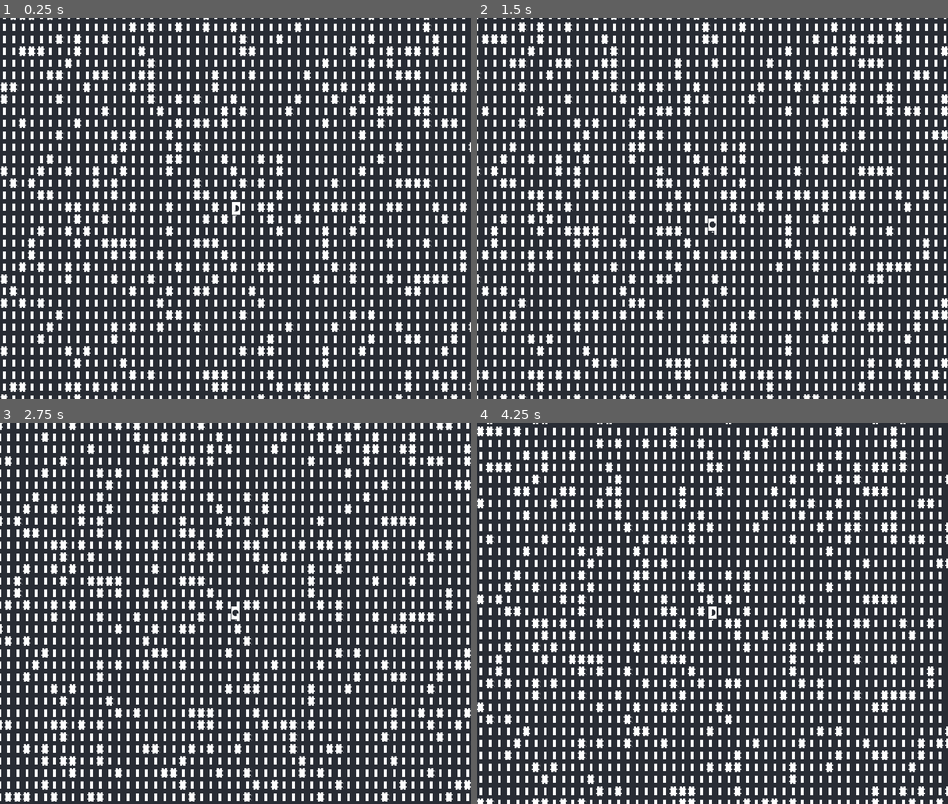
Above: before the commit, frames 1-4 (two rows, left to right).
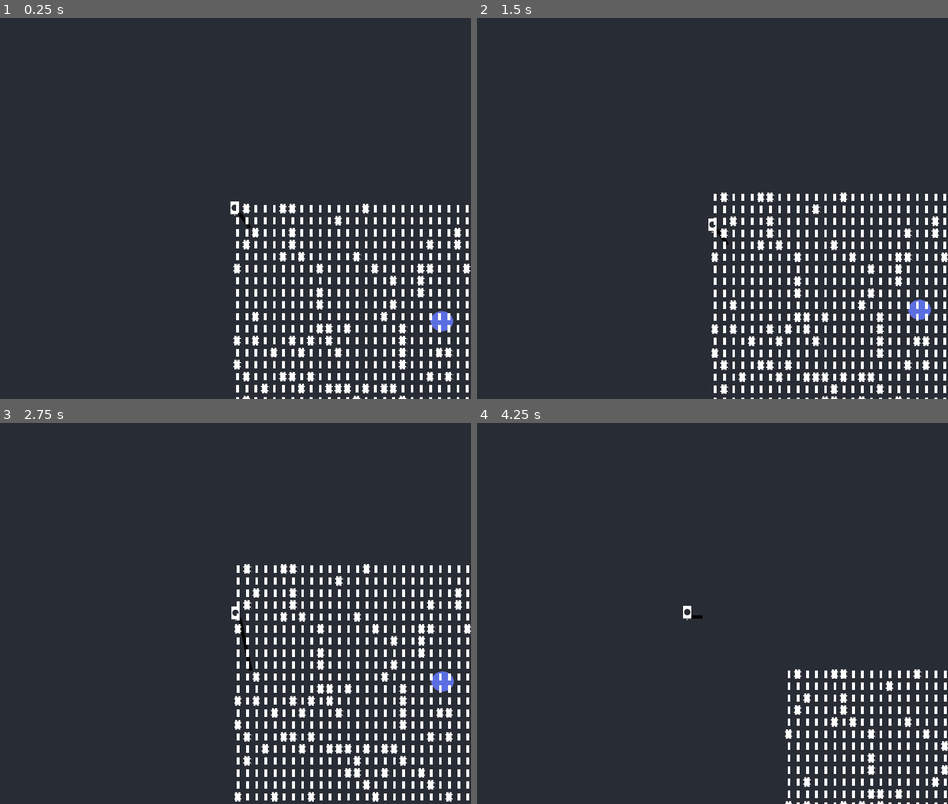
Above: after the commit, the same moments.

Repository: grantlouisherman/TransMigration
Game: Godot game, scene res://scene/main/main_scene.tscn
Two runs of this game, one before a commit and one after it. Both use one fixed random seed, a clock stepped at 60 frames per second and the inputs below.
Inputs:
- Up to frame 1 (0.25 s): no input
- Up to frame 2 (1.5 s): tap Enter at 0.5 s; hold D (move_right) 0.53-1.28 s; hold S (move_down) from 1.28 s (still down)
- Up to frame 3 (2.75 s): release S (move_down) at 2.03 s; hold D (move_right) from 2.03 s (still down)
- Up to frame 4 (4.25 s): release D (move_right) at 2.78 s; hold W (move_up) 2.78-3.53 s; hold A (move_left) from 3.53 s (still down)

The runs differ from the first frame. In frame 1, 30% of the frame differs, in the area x 0-100%, y 0-100%; in frame 2, 24%; in frame 3, 21%; in frame 4, 28%.

Commit message:
got rough navigation

Diff:
--- a/project.godot
+++ b/project.godot
@@ -15,6 +15,10 @@
 config/features=PackedStringArray("4.3", "Forward Plus")
 run/low_processor_mode=true
 config/icon="res://resource/icon.svg"
+
+[autoload]
+
+Global="*res://scene/main/scripts/Global.gd"
 
 [display]
 
--- a/scene/main/main_scene.tscn
+++ b/scene/main/main_scene.tscn
@@ -1,7 +1,12 @@
-[gd_scene load_steps=3 format=3 uid="uid://bxex6ljv1ufox"]
+[gd_scene load_steps=4 format=3 uid="uid://bxex6ljv1ufox"]
 
 [ext_resource type="Script" path="res://scene/main/scripts/InitWorld.gd" id="1_cu24e"]
 [ext_resource type="Script" path="res://scene/main/scripts/main_scene.gd" id="1_lr2yx"]
+
+[sub_resource type="NavigationPolygon" id="NavigationPolygon_67fwn"]
+vertices = PackedVector2Array(13420.8, 6276.97, 29.9688, 6247.02, 12.0234, 11.9531, 13270.2, -45.9531)
+polygons = Array[PackedInt32Array]([PackedInt32Array(0, 1, 2, 3)])
+outlines = Array[PackedVector2Array]([PackedVector2Array(2, 2, 13280, -56, 13431, 6287, 20, 6257)])
 
 [node name="MainScene" type="Node2D" groups=["pc"]]
 script = ExtResource("1_lr2yx")
@@ -17,3 +22,6 @@
 offset_bottom = 621.0
 text = "You winnnnnnn"
 fit_content = true
+
+[node name="NavigationRegion2D" type="NavigationRegion2D" parent="."]
+navigation_polygon = SubResource("NavigationPolygon_67fwn")
--- a/scene/main/player/player.gd
+++ b/scene/main/player/player.gd
@@ -9,6 +9,14 @@
 var is_touched_red = false
 var is_touched_blue = false
 var win_screen = preload("res://GUI/win_screen.tscn").instantiate()
+var target: Node2D
+
+@onready var agent: NavigationAgent2D = $NavigationAgent2D
+@onready var path_line: Line2D = $Line2D
+
+func _ready() -> void:
+	agent.set_target_position(Global.point_b_position)
+
 func _unhandled_input(event: InputEvent) -> void:
 	if event is InputEventKey:
 		if event.as_text() == "Q":
@@ -39,3 +47,17 @@
 			blue_touched.emit()
 	if is_touched_blue and is_touched_red:
 		win_cond.emit()
+
+
+func _process(delta):
+	agent.get_next_path_position()
+
+	# Get current path from NavigationAgent2D
+	var path = agent.get_current_navigation_path()
+	print(agent.distance_to_target())
+	print(agent.get_current_navigation_path())
+	# Draw the path with Line2D
+	if path.size() > 0:
+		path_line.points = path
+	else:
+		path_line.points = []
--- /dev/null
+++ b/scene/main/scripts/Global.gd
@@ -0,0 +1,5 @@
+extends Node
+
+						#x, y
+var point_a_position = Vector2()
+var point_b_position = Vector2()
--- a/scene/main/scripts/InitWorld.gd
+++ b/scene/main/scripts/InitWorld.gd
@@ -33,19 +33,19 @@
 	_create_spawn_point(viewport_width *.25, viewport_height *.25, Player)
 
 	# Point A + B Spawn
-	_create_spawn_point(viewport_width, viewport_height * .25, PointA)
-	_create_spawn_point(viewport_width, viewport_height * .25, PointB)
+	_create_spawn_point(viewport_width, viewport_height * .25, PointA, true)
+	_create_spawn_point(viewport_width, viewport_height * .25, PointB, true)
 
 	# Create Dungeon Floor && Walls
 	_create_dungeon(viewport_width/2, viewport_height/2, Floor, GroupName.DUNGEON, false)
 	_create_dungeon(viewport_width/2, viewport_height/2, Wall, GroupName.DUNGEON, true)
 
 	# Create Boundaries
-	_create_boundary(0,0, Boundary)
-	_create_boundary(0,viewport_height*.25, Boundary)
-
-	_create_boundary(0,0, VerticalBoundary)
-	_create_boundary(viewport_width*.25,0, VerticalBoundary)
+	#_create_boundary(0,0, Boundary)
+	#_create_boundary(0,viewport_height*.25, Boundary)
+	#
+	#_create_boundary(0,0, VerticalBoundary)
+	#_create_boundary(viewport_width*.25,0, VerticalBoundary)
 
 #func _process(delta: float) -> void:
 	#cooldown -= delta
@@ -58,9 +58,14 @@
 	_create_sprite(prefab, "Boundaries", x, y, 100, 100)
 
 
-func _create_spawn_point(max_x: int, max_y: int, prefab: PackedScene):
-		var rand_x = rng.randf_range(0, max_x)
-		var rand_y = rng.randf_range(0,  max_y )
+func _create_spawn_point(max_x: int, max_y: int, prefab: PackedScene, set_global = false):
+		var rand_x = 0
+		var rand_y = 0
+		if set_global:
+			if prefab == PointA:
+				Global.point_a_position = Vector2(rand_x, rand_y)
+			else:
+				Global.point_b_position = Vector2(rand_x, rand_y)
 		print("spawn x   :", rand_x, " spawn y  ", rand_y)
 		spawn_point_x = rand_x
 		spawn_pont_y = rand_y
--- a/scene/points/point_b.tscn
+++ b/scene/points/point_b.tscn
@@ -1,17 +1,14 @@
-[gd_scene load_steps=4 format=3 uid="uid://cfnpxlf17rjg4"]
+[gd_scene load_steps=3 format=3 uid="uid://dhe83qkhwxhmv"]
 
-[ext_resource type="Script" path="res://scene/points/point_b_rigid_body.gd" id="1_kx306"]
 [ext_resource type="Texture2D" uid="uid://c7bxdamu3bnr4" path="res://resource/End_Circle.png" id="1_o5b0n"]
 
-[sub_resource type="CircleShape2D" id="CircleShape2D_k2ljm"]
+[sub_resource type="CircleShape2D" id="CircleShape2D_0efx8"]
 radius = 25.6125
 
 [node name="Node2D" type="Node2D"]
+position = Vector2(15, -106)
 
 [node name="Blue" type="StaticBody2D" parent="."]
-position = Vector2(-418, 254)
-disable_mode = 1
-script = ExtResource("1_kx306")
 
 [node name="Sprite2D" type="Sprite2D" parent="Blue"]
 position = Vector2(576, 322)
@@ -19,5 +16,5 @@
 texture = ExtResource("1_o5b0n")
 
 [node name="CollisionShape2D" type="CollisionShape2D" parent="Blue"]
-position = Vector2(574, 321)
-shape = SubResource("CircleShape2D_k2ljm")
+position = Vector2(574, 328)
+shape = SubResource("CircleShape2D_0efx8")
--- /dev/null
+++ b/sprites/navigation_agent_2d.gd
@@ -0,0 +1,7 @@
+extends NavigationAgent2D
+
+const move_speed = 1200.0
+
+func _process(delta):
+	var path = navigation_agent.get_current_navigation_path()
+	$Line2D.points = path
--- a/sprites/player.tscn
+++ b/sprites/player.tscn
@@ -11,9 +11,6 @@
 
 [sub_resource type="RectangleShape2D" id="RectangleShape2D_ifg1p"]
 size = Vector2(42, 53)
-
-[sub_resource type="RectangleShape2D" id="RectangleShape2D_m5rse"]
-size = Vector2(41, 51)
 
 [node name="Player" type="CharacterBody2D"]
 position = Vector2(18, 23)
@@ -32,14 +29,11 @@
 shape = SubResource("RectangleShape2D_ifg1p")
 script = ExtResource("4_h8g4v")
 
-[node name="Area2D" type="Area2D" parent="."]
-
-[node name="CollisionShape2D" type="CollisionShape2D" parent="Area2D"]
-position = Vector2(-0.5, 1.5)
-shape = SubResource("RectangleShape2D_m5rse")
-
 [node name="Camera2D" type="Camera2D" parent="."]
 zoom = Vector2(0.6, 0.6)
 position_smoothing_enabled = true
 
-[connection signal="area_shape_entered" from="Area2D" to="." method="_on_area_2d_area_shape_entered"]
+[node name="NavigationAgent2D" type="NavigationAgent2D" parent="."]
+
+[node name="Line2D" type="Line2D" parent="."]
+default_color = Color(0.0177324, 0.0177324, 0.0177324, 1)
Not shown: 1 places in sprites/player.tscn that only renumber resources
